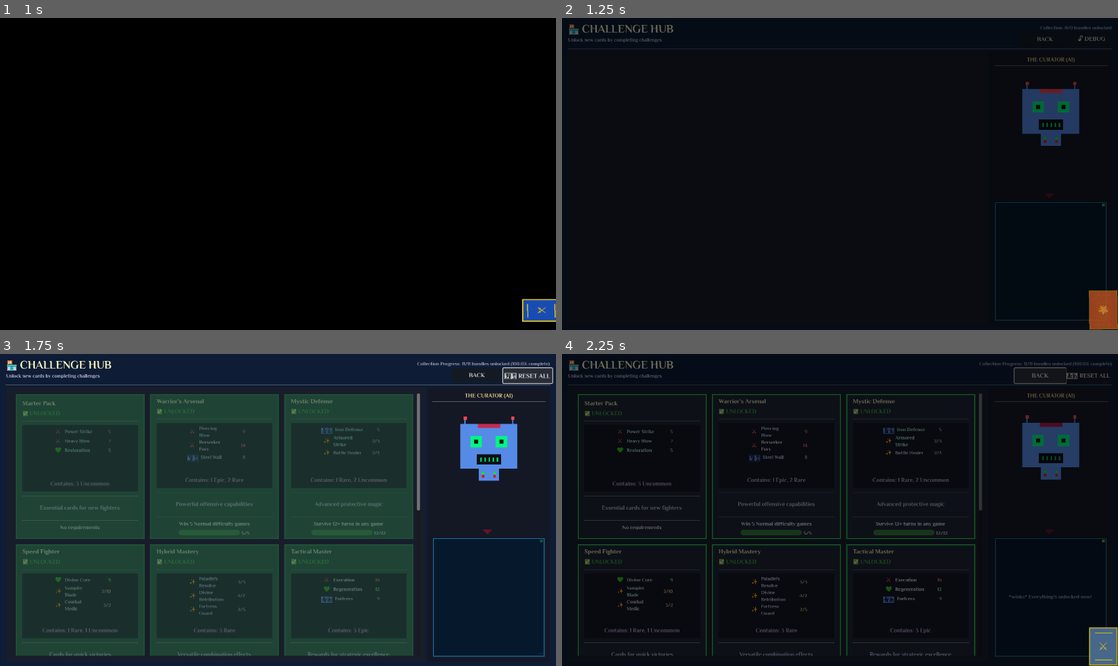
Above: before the commit, frames 1-4 (two rows, left to right).
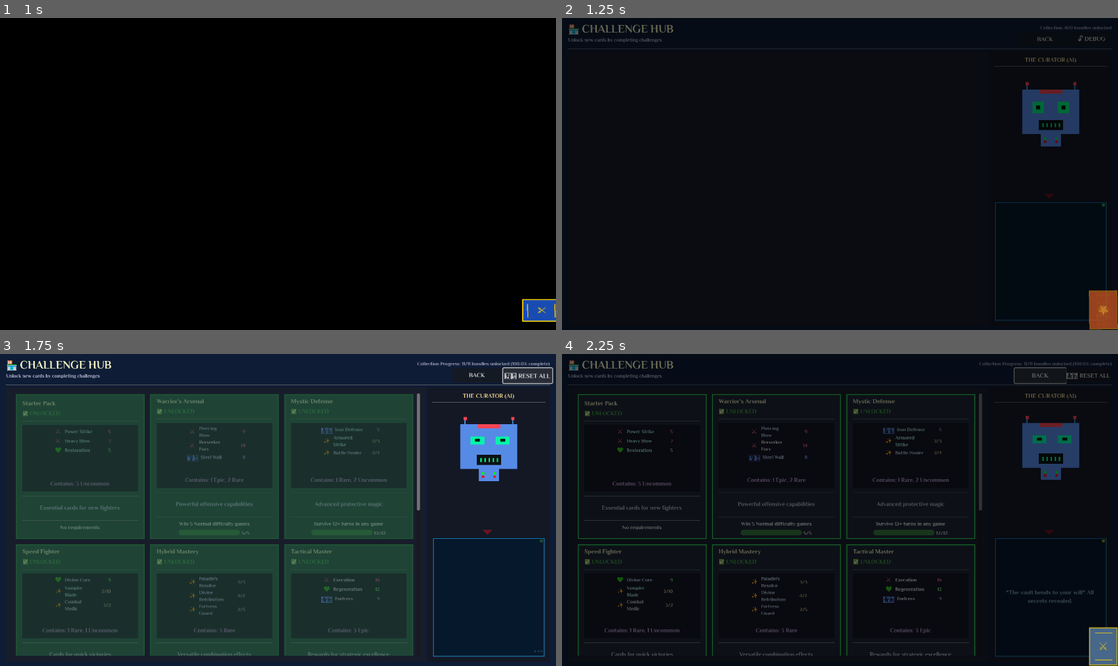
Above: after the commit, the same moments.

Repository: lextrack/Card-Vault-Keeper-Arena
Game: Godot game, scene res://scenes/MainMenu.tscn
Two runs of this game, one before a commit and one after it. Both use one fixed random seed, a clock stepped at 60 frames per second and the inputs below. Video files are missing from this copy of the repository; at most half a second of black plays in their place. Sound files missing from this copy of the repository are replaced by a short silence.
Inputs:
- Up to frame 1 (1 s): click "CHALLENGE HUB" at 0.5 s
- Up to frame 2 (1.25 s): no input
- Up to frame 3 (1.75 s): click "🔓 DEBUG" at 1.25 s
- Up to frame 4 (2.25 s): click "BACK" at 2 s

Frame 1 is identical in both runs. In frame 2, 0.2% of the frame differs, in the area x 77-99%, y 12-58%; in frame 3, 0.5%; in frame 4, 0.6%, in the area x 77-99%, y 12-80%.

Commit message:
Changes in the robot's behavior

Diff:
--- a/scenes/ChallengeHub.tscn
+++ b/scenes/ChallengeHub.tscn
@@ -190,7 +190,7 @@
 [node name="AITitle" type="Label" parent="MainContainer/ContentContainer/AIContainer/AIPanel/AIContent"]
 layout_mode = 2
 theme_override_colors/font_color = Color(1, 0.9, 0.6, 1)
-theme_override_font_sizes/font_size = 14
+theme_override_font_sizes/font_size = 15
 text = "THE CURATOR (AI)"
 horizontal_alignment = 1
 
@@ -209,9 +209,9 @@
 anchor_top = 0.5
 anchor_right = 0.5
 anchor_bottom = 0.5
-offset_left = -40.0
+offset_left = -41.0
 offset_top = -40.0
-offset_right = 40.0
+offset_right = 41.0
 offset_bottom = 40.0
 grow_horizontal = 2
 grow_vertical = 2
@@ -290,26 +290,27 @@
 grow_horizontal = 2
 grow_vertical = 2
 theme_override_colors/font_color = Color(0.8, 0.95, 1, 1)
-theme_override_font_sizes/font_size = 13
+theme_override_font_sizes/font_size = 15
 horizontal_alignment = 1
 vertical_alignment = 1
 autowrap_mode = 2
 
 [node name="TypingIndicator" type="Label" parent="MainContainer/ContentContainer/AIContainer/AIPanel/AIContent/AIDialogContainer/DialogBubble/DialogBox"]
 layout_mode = 1
-anchors_preset = 3
-anchor_left = 1.0
-anchor_top = 1.0
-anchor_right = 1.0
-anchor_bottom = 1.0
-offset_left = -25.0
-offset_top = -25.0
-offset_right = -5.0
-offset_bottom = -5.0
+anchors_preset = -1
+anchor_left = 0.909
+anchor_top = 0.864
+anchor_right = 0.983
+anchor_bottom = 0.982
+offset_left = 0.115982
+offset_top = -0.0772095
+offset_right = -3.30801
+offset_bottom = -5.71613
 grow_horizontal = 0
 grow_vertical = 0
+scale = Vector2(1.2, 1.2)
 theme_override_colors/font_color = Color(0.4, 0.8, 1, 0.8)
-theme_override_font_sizes/font_size = 16
+theme_override_font_sizes/font_size = 30
 text = "..."
 horizontal_alignment = 2
 vertical_alignment = 2
--- a/scripts/ChallengeHub.gd
+++ b/scripts/ChallengeHub.gd
@@ -43,8 +43,8 @@
 var dialog_duration_per_word: float = 0.15
 
 var intro_dialogs = [
-	"Welcome to my collection vault!",
-	"I am the keeper of these powerful card bundles...",
+	"Welcome to my collection vault...",
+	"I am the keeper of these powerful card bundles.",
 	"Complete the challenges and these cards will be yours."
 ]
 
@@ -57,7 +57,20 @@
 	"The cards are watching your progress with interest...",
 	"I've seen warriors fall because they ignored defensive cards.",
 	"Every card in my vault has proven its worth in battle.",
-	"Have you checked what you need to do to unlock the next bundle? Then start a game, I'm looking forward to fighting with you."
+	"The ancient cards whisper secrets of victory...",
+	"Power calls to those who dare to earn it.",
+	"These bundles hold mysteries yet to be unveiled..."
+]
+
+var mysterious_dialogs = [
+	"Something stirs in the vault...",
+	"The cards sense your presence...",
+	"Ancient powers await the worthy...",
+	"I sense potential in you...",
+	"The path to mastery is never easy...",
+	"Destiny favors the prepared mind...",
+	"Knowledge is the sharpest blade...",
+	"Victory belongs to those who understand..."
 ]
 
 func _ready():
@@ -76,9 +89,9 @@
 		back_button.text = "BACK TO GAME"
 		var game_age = GameStateManager.get_save_age_seconds()
 		if game_age >= 0 and game_age < 60:
-			queue_dialog_sequence(["Your game is waiting... Take your time browsing!"])
+			queue_dialog_sequence(["Your battle awaits... Take your time browsing."])
 		else:
-			queue_dialog_sequence(["Ahh, you're back!"])
+			queue_dialog_sequence(["Ahh, you return to my vault..."])
 	else:
 		back_button.text = "BACK"
 
@@ -350,8 +363,7 @@
 	if bundle_info.can_unlock:
 		_on_bundle_unlock_requested(bundle_info.id)
 	else:
-		var progress_text = UnlockManagers.get_progress_text(bundle_info.id)
-		queue_dialog_sequence(["You need to: " + bundle_info.requirement_text + " (" + progress_text + ")"])
+		queue_dialog_sequence(["The path is not yet clear..."])
 
 func setup_dialog_system():
 	dialog_timer = Timer.new()
@@ -367,7 +379,8 @@
 	if current_dialog_queue.is_empty():
 		dialog_timer.wait_time = 8.0
 		dialog_timer.start()
-		current_dialog_queue = [casual_dialogs[randi() % casual_dialogs.size()]]
+		var dialog_pool = casual_dialogs + mysterious_dialogs
+		current_dialog_queue = [dialog_pool[randi() % dialog_pool.size()]]
 		return
 
 	var next_dialog = current_dialog_queue.pop_front()
@@ -393,14 +406,14 @@
 
 func handle_lost_game_state():
 	if accessed_from_game and not GameStateManager.has_saved_state():
-		queue_dialog_sequence(["I'm sorry, but your game state seems to have been lost..."])
+		queue_dialog_sequence(["The threads of your battle have been severed..."])
 		accessed_from_game = false
 		back_button.text = "BACK TO MENU"
 
 		var timer = Timer.new()
 		timer.wait_time = 3.0
 		timer.one_shot = true
-		timer.timeout.connect(func(): queue_dialog_sequence(["You'll need to start a new game from the main menu."]))
+		timer.timeout.connect(func(): queue_dialog_sequence(["A new path must be forged from the beginning."]))
 		add_child(timer)
 		timer.start()
 
@@ -639,6 +652,7 @@
 
 		if bundle_info.can_unlock:
 			new_mood = "alert"
+			robot_head_instance.dramatic_reaction("excitement")
 		elif bundle_info.unlocked:
 			new_mood = "happy"
 		else:
@@ -649,18 +663,31 @@
 
 		robot_current_mood = new_mood
 
-		if randf() < 0.3:
-			var hover_message = _get_hover_message(bundle_info)
-			queue_dialog_sequence([hover_message])
-
-func _get_hover_message(bundle_info: Dictionary) -> String:
+func _get_mysterious_hover_message(bundle_info: Dictionary) -> String:
 	if bundle_info.unlocked:
-		return "You already own the " + bundle_info.name + "!"
+		var positive_messages = [
+			"This power serves you well...",
+			"A worthy addition to your arsenal.",
+			"These cards remember their master."
+		]
+		return positive_messages[randi() % positive_messages.size()]
 	elif bundle_info.can_unlock:
-		return "Ah, the " + bundle_info.name + " is ready for you!"
+		var ready_messages = [
+			"The moment approaches...",
+			"Power calls to you...",
+			"Your efforts have borne fruit.",
+			"The vault recognizes your worth."
+		]
+		return ready_messages[randi() % ready_messages.size()]
 	else:
-		var progress_text = UnlockManagers.get_progress_text(bundle_info.id)
-		return "The " + bundle_info.name + " awaits... " + progress_text
+		var locked_messages = [
+			"Patience, young warrior...",
+			"The path demands more...",
+			"Not yet...",
+			"Prove your worth first.",
+			"These secrets are well guarded."
+		]
+		return locked_messages[randi() % locked_messages.size()]
 
 func _on_bundle_unhovered():
 	if robot_head_instance:
@@ -670,10 +697,16 @@
 
 func _on_bundle_unlocked(bundle_id: String, cards: Array):
 	var bundle_info = UnlockManagers.get_bundle_info(bundle_id)
-	var message = "Congratulations! " + bundle_info.name + " is now available!"
-	queue_dialog_sequence([message])
+	var celebration_messages = [
+		"The vault yields its secrets!",
+		"Power is yours to command!",
+		"Another mystery unveiled...",
+		"Your destiny unfolds..."
+	]
+	queue_dialog_sequence([celebration_messages[randi() % celebration_messages.size()]])
 
 	if robot_head_instance:
+		robot_head_instance.dramatic_reaction("excitement")
 		robot_head_instance.set_mood("happy")
 		robot_head_instance.flash_neck_lights()
 		robot_current_mood = "happy"
@@ -697,46 +730,15 @@
 
 	load_shop_data()
 
-func get_contextual_robot_reaction(bundle_info: Dictionary) -> Dictionary:
-	var reactions = {
-		"can_unlock": [
-			"This bundle calls to you...",
-			"I sense you're ready for this challenge.",
-			"The cards within are eager to serve."
-		],
-		"unlocked": [
-			"You've mastered this collection.",
-			"These cards recognize their owner.",
-			"Well earned, warrior."
-		],
-		"locked": [
-			"Patience... prove yourself first.",
-			"These cards await a worthy master.",
-			"The challenge beckons..."
-		]
-	}
-
-	var mood = "normal"
-	var messages = reactions["locked"]
-
-	if bundle_info.unlocked:
-		mood = "happy"
-		messages = reactions["unlocked"]
-	elif bundle_info.can_unlock:
-		mood = "alert"
-		messages = reactions["can_unlock"]
-
-	return {
-		"mood": mood,
-		"message": messages[randi() % messages.size()]
-	}
-
-
 func _on_progress_updated(bundle_id: String, current: int, required: int):
 	if current == required - 1 and required > 1:
-		var bundle_info = UnlockManagers.get_bundle_info(bundle_id)
-		var encouragement = "You're almost ready for " + bundle_info.name + "!"
-		queue_dialog_sequence([encouragement])
+		if randf() < 0.3:
+			var subtle_encouragement = [
+				"Something stirs in the depths...",
+				"The vault trembles with anticipation...",
+				"Power grows restless..."
+			]
+			queue_dialog_sequence([subtle_encouragement[randi() % subtle_encouragement.size()]])
 
 func _on_back_pressed():
 	if is_transitioning:
@@ -746,7 +748,7 @@
 	play_ui_sound("button_click")
 
 	if accessed_from_game:
-		queue_dialog_sequence(["Good luck in your battle!"])
+		queue_dialog_sequence(["May fortune favor your battles..."])
 		await get_tree().create_timer(0.8).timeout
 
 		if GlobalMusicManager:
@@ -762,7 +764,7 @@
 func _on_refresh_pressed():
 	play_ui_sound("button_click")
 	load_shop_data()
-	queue_dialog_sequence(["*refreshes inventory* Everything's up to date!"])
+	queue_dialog_sequence(["The vault's knowledge refreshes itself..."])
 
 func _on_debug_pressed():
 	if not UnlockManagers:
@@ -780,7 +782,7 @@
 		UnlockManagers.save_progress()
 
 		load_shop_data()
-		queue_dialog_sequence(["*winks* Everything's unlocked now!"])
+		queue_dialog_sequence(["*The vault bends to your will* All secrets revealed."])
 
 		debug_button.text = "🗑️ RESET ALL"
 		debug_mode_unlock = false
@@ -789,7 +791,7 @@
 		UnlockManagers.reset_all_progress()
 
 		load_shop_data()
-		queue_dialog_sequence(["*serious* Back to basics. Prove yourself again."])
+		queue_dialog_sequence(["*The vault seals itself once more* Prove yourself again, warrior."])
 
 		debug_button.text = "🔓 UNLOCK ALL"
 		debug_mode_unlock = true
--- a/scripts/RobotHead.gd
+++ b/scripts/RobotHead.gd
@@ -15,6 +15,8 @@
 var blink_timer: Timer
 var speak_tween: Tween
 var antenna_tween: Tween
+var mood_tween: Tween
+var celebration_tween: Tween
 
 func _ready():
 	setup_robot_styles()
@@ -221,7 +223,7 @@
 
 func set_speaking(speaking: bool):
 	if speaking:
-		start_speaking_animation()
+		start_enhanced_speaking_animation()
 	else:
 		if speak_tween:
 			speak_tween.kill()
@@ -230,6 +232,34 @@
 			var led = mouth.get_node("LED" + str(i))
 			if led:
 				led.modulate.a = 1.0
+
+func start_enhanced_speaking_animation():
+	if speak_tween:
+		speak_tween.kill()
+
+	speak_tween = create_tween()
+	speak_tween.set_loops()
+
+	# Animación más dramática de la boca con delays manuales
+	for i in range(1, 6):
+		var led = mouth.get_node("LED" + str(i))
+		var delay = i * 0.1
+
+		# Crear tween separado para cada LED con delay
+		get_tree().create_timer(delay).timeout.connect(func():
+			if is_instance_valid(led):
+				var led_tween = create_tween()
+				led_tween.set_loops()
+				led_tween.parallel().tween_property(led, "modulate:a", 0.2, 0.2)
+				led_tween.parallel().tween_property(led, "modulate:a", 1.2, 0.2)
+				led_tween.parallel().tween_property(led, "scale", Vector2(1.1, 1.1), 0.2)
+				led_tween.parallel().tween_property(led, "scale", Vector2(1.0, 1.0), 0.2)
+		, CONNECT_ONE_SHOT)
+
+	# Vibración sutil de la cabeza mientras habla
+	speak_tween.parallel().tween_property(head, "rotation", 0.02, 0.15)
+	speak_tween.parallel().tween_property(head, "rotation", -0.02, 0.15)
+	speak_tween.parallel().tween_property(head, "rotation", 0.0, 0.15)
 
 func set_active(active: bool):
 	if active:
@@ -243,43 +273,141 @@
 			antenna_tween.kill()
 
 func pulse_status_light():
+	# Pulso más dramático del status light
 	var pulse_tween = create_tween()
-	pulse_tween.tween_property(status_light, "modulate", Color.BLUE_VIOLET, 1.2)
-	pulse_tween.tween_property(status_light, "modulate", Color.WHITE, 0.2)
+	pulse_tween.set_parallel(true)
+
+	# Color y escala
+	pulse_tween.tween_property(status_light, "modulate", Color.BLUE_VIOLET * 1.5, 0.3)
+	pulse_tween.tween_property(status_light, "scale", Vector2(1.3, 1.3), 0.3)
+
+	# Vuelta a normal
+	pulse_tween.tween_property(status_light, "modulate", Color.WHITE, 0.8)
+	pulse_tween.tween_property(status_light, "scale", Vector2(1.0, 1.0), 0.8)
+
+	# Efecto de glow en toda la cabeza
+	pulse_tween.tween_property(head, "modulate", Color(1.1, 1.1, 1.2), 0.3)
+	pulse_tween.tween_property(head, "modulate", Color.WHITE, 0.8)
 
 func set_mood(mood: String):
 	if not left_eye or not right_eye:
 		return
 
+	# Detener tweens anteriores
+	if mood_tween:
+		mood_tween.kill()
+
+	mood_tween = create_tween()
+	mood_tween.set_parallel(true)
+
 	var target_color: Color
+	var eye_scale: Vector2 = Vector2(1.0, 1.0)
+	var head_tilt: float = 0.0
+	var antenna_speed: float = 1.0
+
 	match mood:
 		"happy":
-			target_color = Color.CYAN
+			target_color = Color.CYAN * 1.3
+			eye_scale = Vector2(1.2, 0.7)  # Ojos "sonrientes"
+			head_tilt = 0.05  # Inclinar cabeza ligeramente
+			antenna_speed = 0.5  # Antenas más rápidas
+
+			# Efecto de felicidad en toda la cabeza
+			mood_tween.tween_property(head_container, "scale", Vector2(1.05, 1.05), 0.3)
+			mood_tween.tween_property(head_container, "scale", Vector2(1.0, 1.0), 0.3)
+
 		"alert":
-			target_color = Color.YELLOW
+			target_color = Color.YELLOW * 1.4
+			eye_scale = Vector2(0.8, 1.3)  # Ojos más abiertos/atentos
+			head_tilt = -0.03  # Inclinación alerta
+			antenna_speed = 0.3  # Antenas muy rápidas
+
+			# Movimiento de alerta
+			mood_tween.tween_property(head, "position:y", head.position.y - 3, 0.1)
+			mood_tween.tween_property(head, "position:y", head.position.y, 0.2)
+
 		"error":
-			target_color = Color.RED
+			target_color = Color.RED * 1.2
+			eye_scale = Vector2(1.1, 1.1)
+			antenna_speed = 2.0  # Antenas más lentas
+
+			# Shake de error
+			for i in range(3):
+				mood_tween.tween_property(head_container, "position:x", 2, 0.05)
+				mood_tween.tween_property(head_container, "position:x", -2, 0.05)
+			mood_tween.tween_property(head_container, "position:x", 0, 0.05)
+
 		"normal":
 			target_color = Color(0.0, 1.0, 0.53)
-		_:
-			target_color = Color(0.0, 1.0, 0.53)
-
-	var eye_tween = create_tween()
-	eye_tween.parallel().tween_property(left_eye, "modulate", target_color, 0.5)
-	eye_tween.parallel().tween_property(right_eye, "modulate", target_color, 0.6)
+			eye_scale = Vector2(1.0, 1.0)
+			head_tilt = 0.0
+			antenna_speed = 1.0
+
+	# Cambios de ojos con animación dramática
+	mood_tween.tween_property(left_eye, "modulate", target_color, 0.4)
+	mood_tween.tween_property(right_eye, "modulate", target_color, 0.4)
+	mood_tween.tween_property(left_eye, "scale", eye_scale, 0.4)
+	mood_tween.tween_property(right_eye, "scale", eye_scale, 0.4)
+
+	# Inclinación de cabeza
+	mood_tween.tween_property(head, "rotation", head_tilt, 0.4)
+
+	# Ajustar velocidad de antenas
+	restart_antenna_pulse_with_speed(antenna_speed)
+
+func restart_antenna_pulse_with_speed(speed_multiplier: float):
+	if antenna_tween:
+		antenna_tween.kill()
+
+	antenna_tween = create_tween()
+	antenna_tween.set_loops()
+
+	var left_light = $HeadContainer/Antennas/LeftAntenna/LeftAntennaLight
+	var right_light = $HeadContainer/Antennas/RightAntenna/RightAntennaLight
+
+	var pulse_duration = 1.0 / speed_multiplier
+
+	antenna_tween.parallel().tween_property(left_light, "modulate:a", 0.3, pulse_duration)
+	antenna_tween.parallel().tween_property(right_light, "modulate:a", 0.3, pulse_duration)
+	antenna_tween.parallel().tween_property(left_light, "modulate:a", 1.0, pulse_duration)
+	antenna_tween.parallel().tween_property(right_light, "modulate:a", 1.0, pulse_duration)
 
 func flash_neck_lights():
 	var neck_lights_container = neck.get_node("NeckLights")
 	if not neck_lights_container:
 		return
 
-	var flash_tween = create_tween()
-
-	for i in range(1, 5):
-		var light = neck_lights_container.get_node("Light" + str(i))
-		if light:
-			flash_tween.parallel().tween_property(light, "modulate:a", 0.2, 0.1)
-			flash_tween.parallel().tween_property(light, "modulate:a", 1.0, 0.3)
+	# Flash mucho más dramático y celebratorio
+	if celebration_tween:
+		celebration_tween.kill()
+
+	celebration_tween = create_tween()
+	celebration_tween.set_parallel(true)
+
+	# Secuencia de celebración usando timers
+	for round in range(3):
+		for i in range(1, 5):
+			var light = neck_lights_container.get_node("Light" + str(i))
+			if light:
+				var delay = round * 0.5 + i * 0.1
+
+				# Usar timer para el delay
+				get_tree().create_timer(delay).timeout.connect(func():
+					if is_instance_valid(light):
+						var light_tween = create_tween()
+						light_tween.set_parallel(true)
+						# Flash individual dramático
+						light_tween.tween_property(light, "modulate", Color.GOLD * 2.0, 0.1)
+						light_tween.tween_property(light, "scale", Vector2(1.5, 1.5), 0.1)
+						light_tween.tween_property(light, "modulate", Color.WHITE, 0.3)
+						light_tween.tween_property(light, "scale", Vector2(1.0, 1.0), 0.3)
+				, CONNECT_ONE_SHOT)
+
+	# Efecto de celebración en toda la cabeza
+	celebration_tween.tween_property(head_container, "scale", Vector2(1.1, 1.1), 0.2)
+	celebration_tween.tween_property(head_container, "rotation", 0.1, 0.2)
+	celebration_tween.tween_property(head_container, "scale", Vector2(1.0, 1.0), 0.4)
+	celebration_tween.tween_property(head_container, "rotation", 0.0, 0.4)
 
 func stop_all_animations():
 	if float_tween:
@@ -288,5 +416,37 @@
 		speak_tween.kill()
 	if antenna_tween:
 		antenna_tween.kill()
+	if mood_tween:
+		mood_tween.kill()
+	if celebration_tween:
+		celebration_tween.kill()
 	if blink_timer:
 		blink_timer.stop()
+
+# Nueva función para reacciones extra dramáticas
+func dramatic_reaction(reaction_type: String):
+	var dramatic_tween = create_tween()
+	dramatic_tween.set_parallel(true)
+
+	match reaction_type:
+		"excitement":
+			# Salto de emoción
+			dramatic_tween.tween_property(head_container, "position:y", -20, 0.2)
+			dramatic_tween.tween_property(head_container, "position:y", 0, 0.4)
+			dramatic_tween.tween_property(head_container, "scale", Vector2(1.1, 1.1), 0.2)
+			dramatic_tween.tween_property(head_container, "scale", Vector2(1.0, 1.0), 0.4)
+
+		"surprise":
+			# Movimiento de sorpresa
+			dramatic_tween.tween_property(head, "scale", Vector2(0.9, 1.1), 0.1)
+			dramatic_tween.tween_property(head, "scale", Vector2(1.0, 1.0), 0.3)
+			dramatic_tween.tween_property(left_eye, "scale", Vector2(0.5, 1.5), 0.1)
+			dramatic_tween.tween_property(right_eye, "scale", Vector2(0.5, 1.5), 0.1)
+			dramatic_tween.tween_property(left_eye, "scale", Vector2(1.0, 1.0), 0.3)
+			dramatic_tween.tween_property(right_eye, "scale", Vector2(1.0, 1.0), 0.3)
+
+		"thinking":
+			# Inclinación pensativa
+			dramatic_tween.tween_property(head, "rotation", 0.15, 0.5)
+			dramatic_tween.tween_property(left_eye, "modulate:a", 0.7, 0.5)
+			dramatic_tween.tween_property(right_eye, "modulate:a", 0.7, 0.5)
